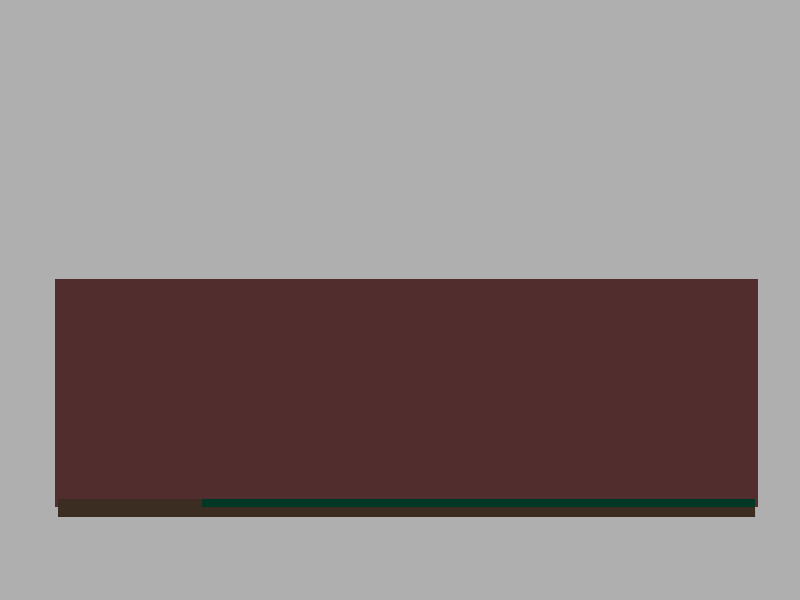
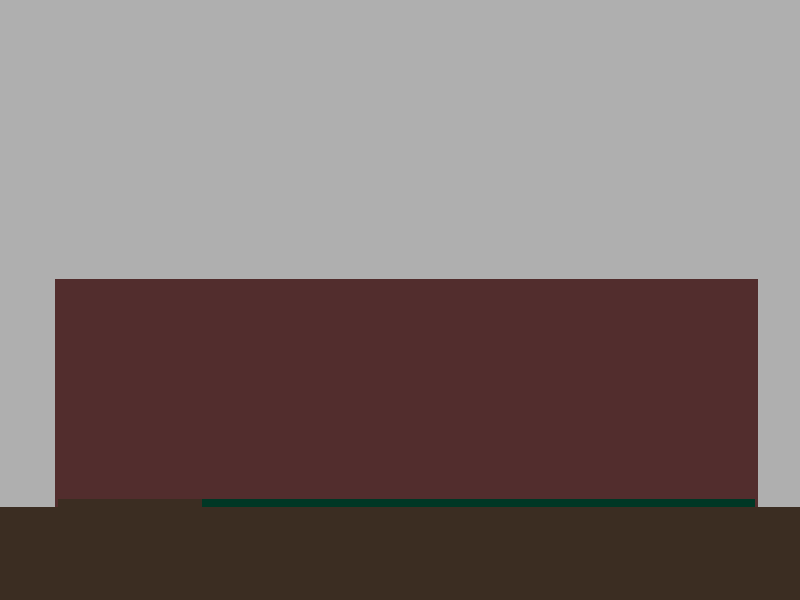
Two versions of the same layered image (w=800, h=600). Layer-by-layer changes:
painted on "Sun" over bbox(0, 507, 800, 600)
